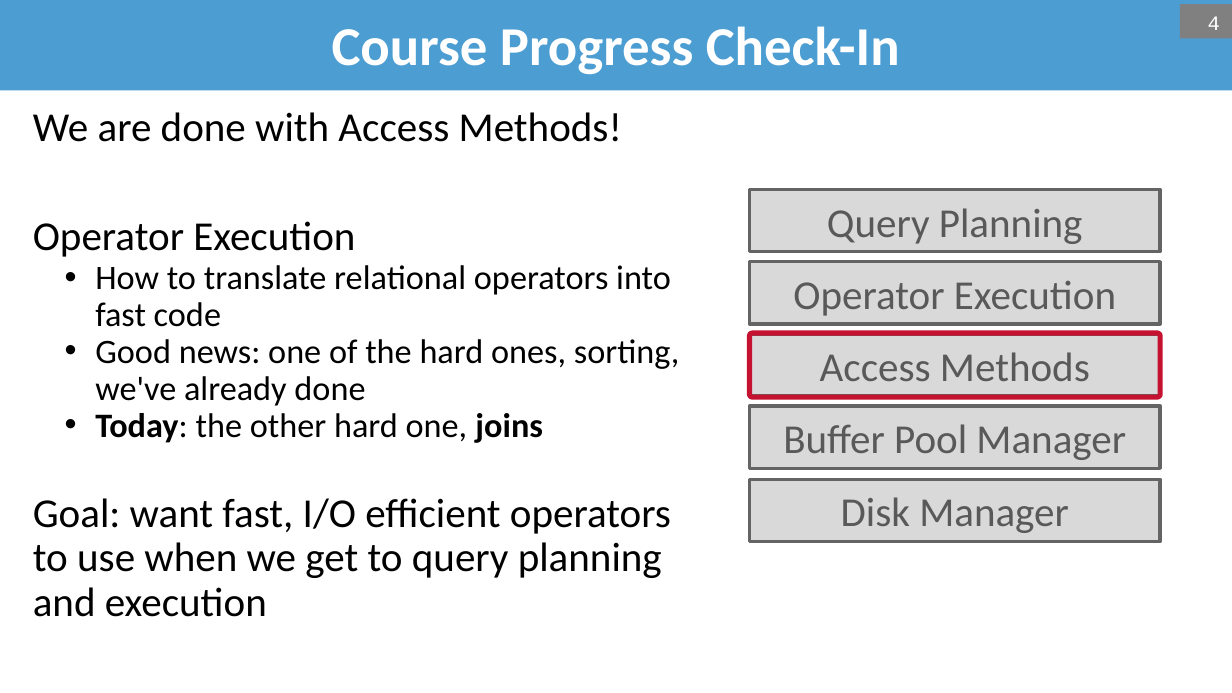
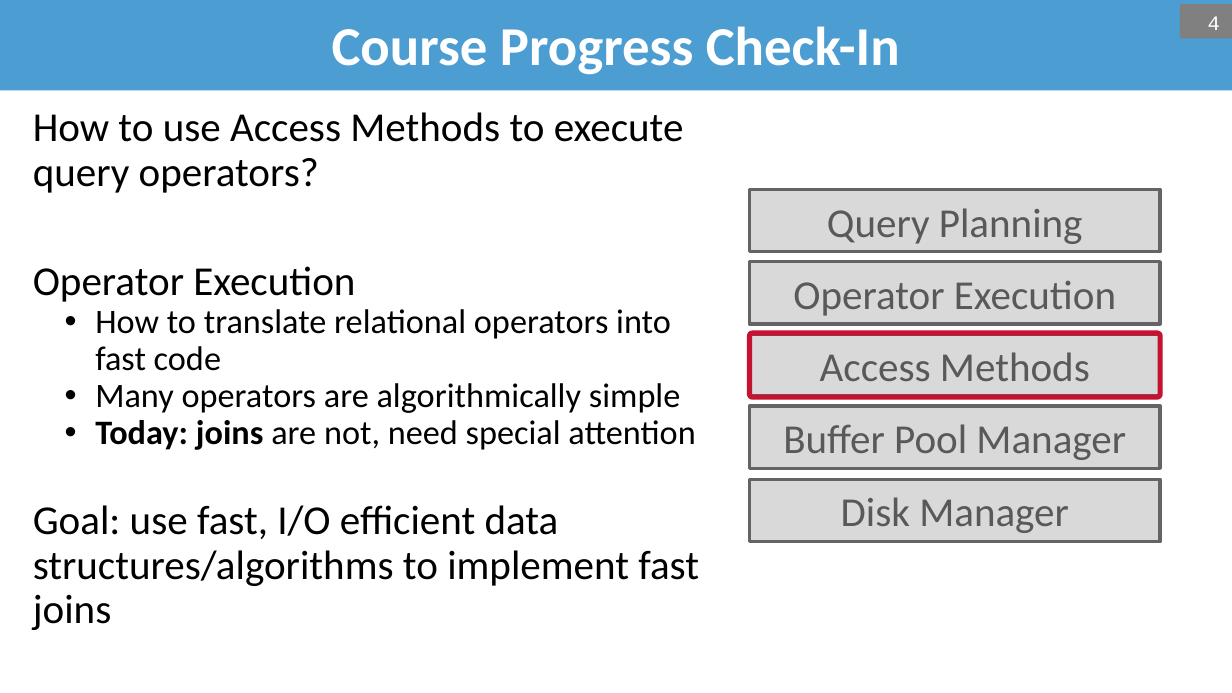
Before and after one commit to bsb20/bsb20.github.io, a slide deck: slide 4 of docs/421_f26/lectures/L12_joins.pptx. Drawn at 1232x693 pixels with LibreOffice and Linux fonts; fonts in the diff are those of the drawing; background and template pictures are left out. Boxes give left, top, right and bottom in pixels: in the first picture for what was removed or moved away, otherwise in the second. Text is boxed around its words. In the diff, an @@ line names an element or a change of style, - is before the commit and + after.

```diff
--- a/docs/421_f26/lectures/L12_joins.pptx
+++ b/docs/421_f26/lectures/L12_joins.pptx
@@ text at <box>33,112,684,193</box>: text changed @@
-We are done with Access Methods!
+How to use Access Methods to execute query operators?
@@ text at <box>33,383,699,630</box>: text changed @@
-  • Good news: one of the hard ones, sorting, we've already done
-  • Today: the other hard one, joins
-Goal: want fast, I/O efficient operators to use when we get to query planning and execution
+  • Many operators are algorithmically simple
+  • Today: joins are not, need special attention
+Goal: use fast, I/O efficient data structures/algorithms to implement fast joins
```
Also in this commit, not shown: 24 other slides changed, 1 slide added, 1 other file.
